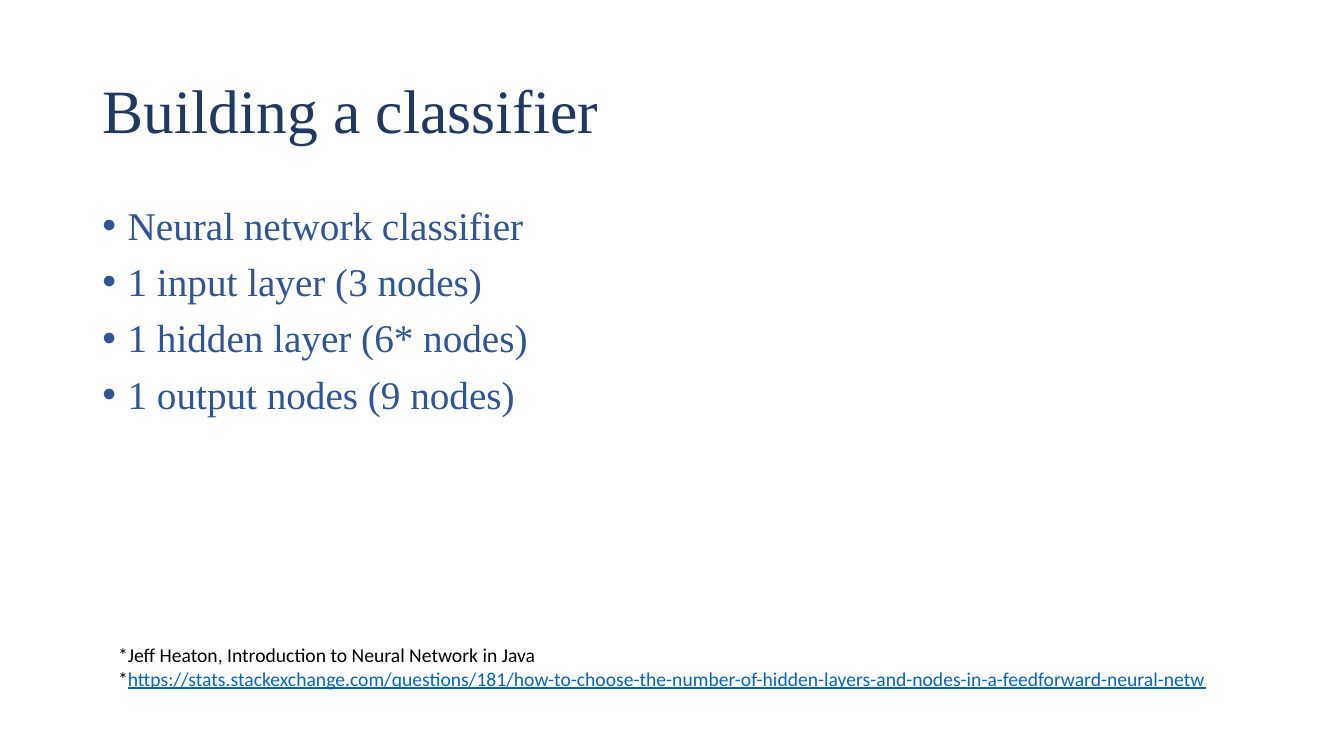
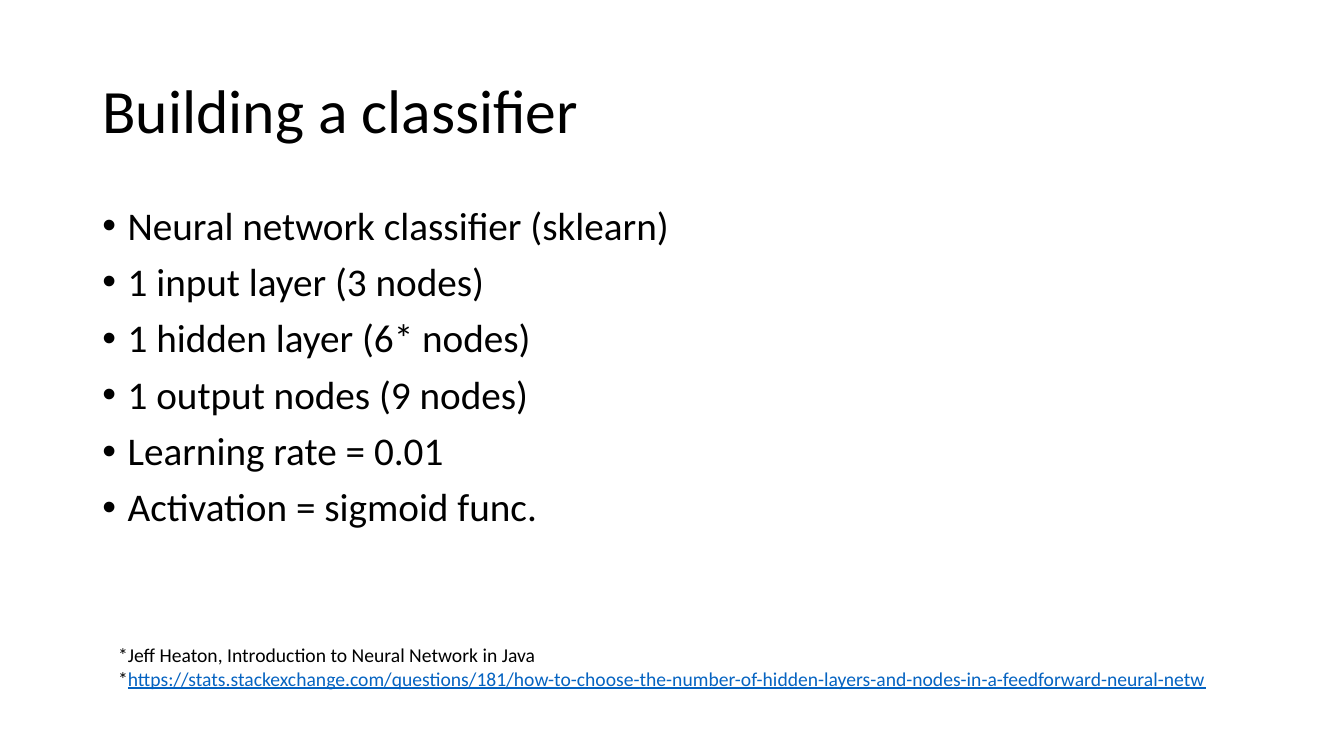
Before and after one commit to notadilnaqvi/color-classifier, a slide deck: slide 7 of Color-Classifier.pptx. Drawn at 1344x756 pixels with LibreOffice and Linux fonts; fonts in the diff are those of the drawing. Boxes give left, top, right and bottom in pixels: in the first picture for what was removed or moved away, otherwise in the second. Text is boxed around its words. In the diff, an @@ line names an element or a change of style, - is before the commit and + after.

```diff
--- a/Color-Classifier.pptx
+++ b/Color-Classifier.pptx
@@ title "Building a classifier" at <box>102,90,578,144</box>: font Times New Roman to Calibri, text colour #203864 to #000000 @@
@@ text at <box>128,211,668,246</box>: text changed; font Times New Roman to Calibri; text colour #2F5597 to #000000 @@
-• Neural network classifier
+• Neural network classifier (sklearn)
@@ text at <box>128,267,530,416</box>: font Times New Roman to Calibri, text colour #2F5597 to #000000 in "1 input layer (3 nodes)", "1 hidden layer (6* nodes)", "1 output nodes (9 nodes)" @@
@@ text at <box>128,438,537,528</box>: paragraphs added @@
+• Learning rate = 0.01
+• Activation = sigmoid func.
```
Also in this commit, not shown: 6 other slides changed.
